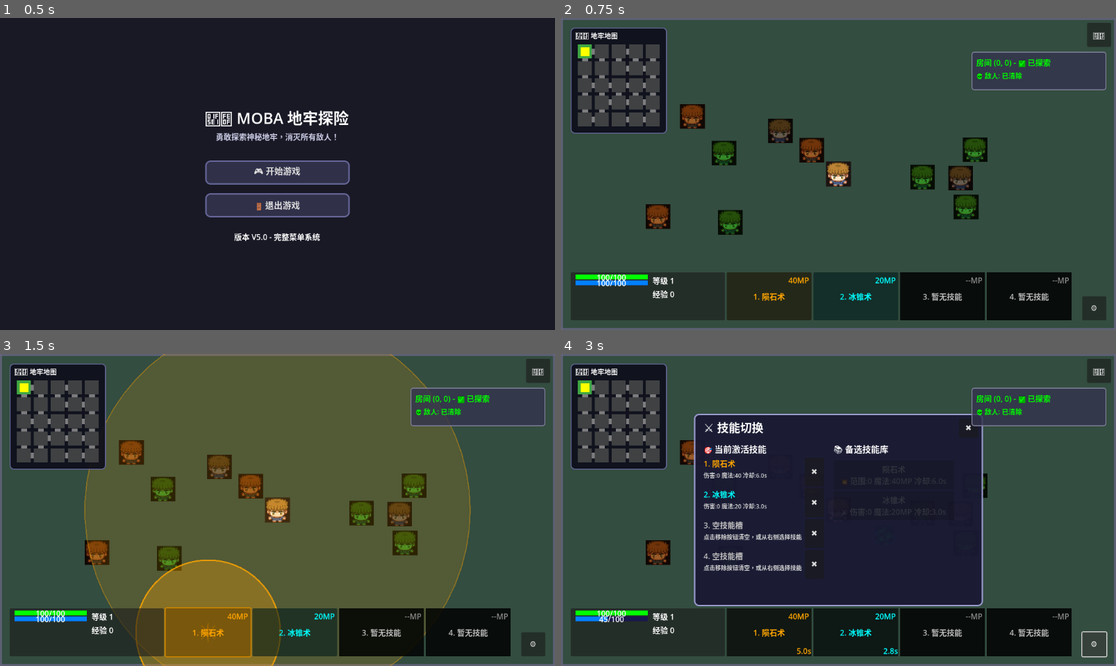
Above: before the commit, frames 1-4 (two rows, left to right).
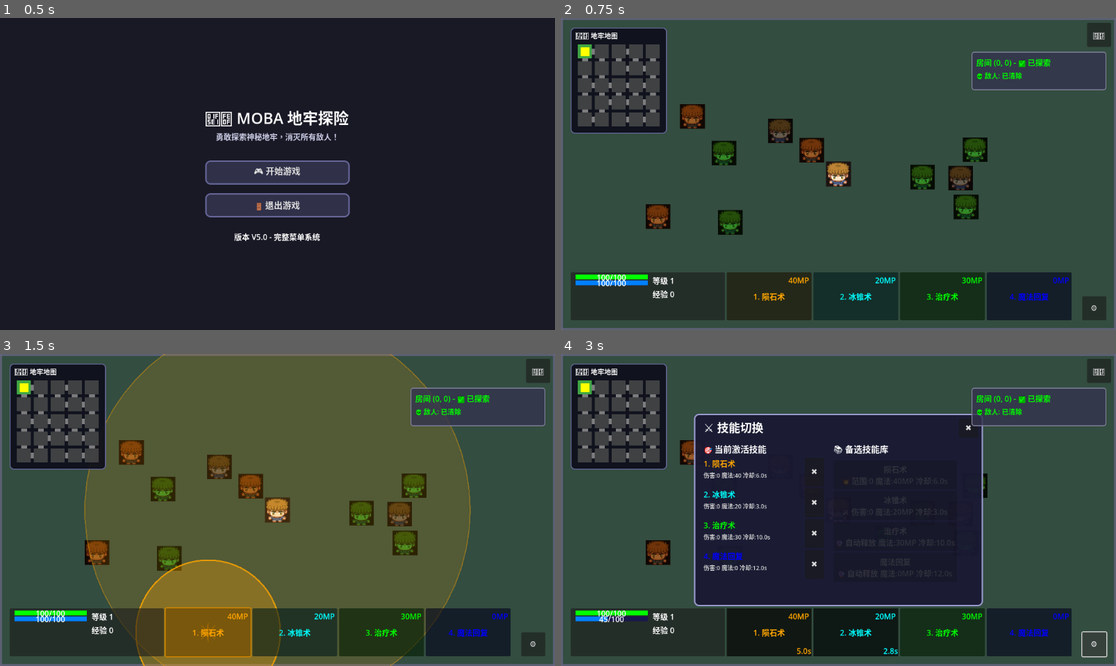
Above: after the commit, the same moments.

Repository: BXy213/Dungeon
Game: Godot game, scene res://Scenes/MainScene.tscn
The game is run twice, just before and just after one commit, with the same random seed, the same clock (stepped at 60 frames per second) and the same inputs.
Inputs:
- Up to frame 1 (0.5 s): no input
- Up to frame 2 (0.75 s): click "🎮 开始游戏" at 0.5 s
- Up to frame 3 (1.5 s): click "1. 陨石术" at 1.25 s
- Up to frame 4 (3 s): click "2. 冰锥术" at 2 s; click "⚙️" at 2.75 s

Frame 1 is identical in both runs. In frame 2, 4.7% of the frame differs, in the area x 61-92%, y 81-97%; in frame 3, 4.7%; in frame 4, 5.5%, in the area x 25-92%, y 35-97%.

Commit message:
Bugfix and minor adjustments

Diff:
--- a/Scenes/Player.tscn
+++ b/Scenes/Player.tscn
@@ -21,7 +21,7 @@
 
 [node name="SkillManager" type="Node" parent="."]
 script = ExtResource("1_xhfnw")
-initial_skills = Array[String](["meteor", "ice_spike"])
+initial_skills = Array[String](["meteor", "ice_spike", "heal", "mana_restore"])
 
 [node name="Camera2D" type="Camera2D" parent="."]
 limit_left = -100
--- a/scripts/SkillEffect.gd
+++ b/scripts/SkillEffect.gd
@@ -99,11 +99,18 @@
 		if traveled_distance >= max_distance:
 			queue_free()
 
-func _on_area_entered(_area: Area2D) -> void:
-	# 碰撞检测 - 可以在这里处理伤害
-	if skill_type == "projectile":
-		print("技能命中目标! 造成 ", damage, " 点伤害")
-		queue_free()
+func _on_area_entered(area: Area2D) -> void:
+	"""处理Area2D碰撞（弹道之间不应相互碰撞）"""
+	# 检查是否为弹道碰撞（通过检查是否有skill_type属性）
+	if "skill_type" in area:
+		var other_skill_type = area.skill_type
+		if other_skill_type in ["projectile", "enemy_projectile"]:
+			print("🔄 弹道相遇，互相穿过: ", skill_type, " vs ", other_skill_type)
+			return  # 弹道之间不碰撞，互相穿过
+
+	# 其他Area2D碰撞处理（如果需要的话）
+	# 目前所有实际碰撞都通过body_entered处理
+	# 这里可以用于处理特殊的Area碰撞逻辑
 
 func _on_body_entered(body: Node2D) -> void:
 	# instant 类型的技能不应该进行碰撞检测（它们是静态特效）
--- a/scripts/enemies/BossEnemy.gd
+++ b/scripts/enemies/BossEnemy.gd
@@ -29,7 +29,7 @@
 	health = 400
 	base_speed = 50.0  # 移动较慢
 	base_attack_damage = 25
-	attack_range = 180.0
+	attack_range = 500.0
 	attack_cooldown = 2.5
 	experience_reward = 200
 
@@ -269,9 +269,9 @@
 		print("    近战小兵可见性: ", melee_soldier.visible)
 
 		# 检查Sprite是否存在
-		var sprite = melee_soldier.get_node_or_null("Sprite2D")
-		if sprite:
-			print("    Sprite2D: 存在, 可见:", sprite.visible, ", modulate:", sprite.modulate)
+		var melee_soldier_sprite = melee_soldier.get_node_or_null("Sprite2D")
+		if melee_soldier_sprite:
+			print("    Sprite2D: 存在, 可见:", melee_soldier_sprite.visible, ", modulate:", melee_soldier_sprite.modulate)
 		else:
 			print("    Sprite2D: 不存在")
 
@@ -303,9 +303,9 @@
 		print("    远程小兵可见性: ", ranged_soldier.visible)
 
 		# 检查Sprite是否存在
-		var sprite = ranged_soldier.get_node_or_null("Sprite2D")
-		if sprite:
-			print("    Sprite2D: 存在, 可见:", sprite.visible, ", modulate:", sprite.modulate)
+		var ranged_soldier_sprite = ranged_soldier.get_node_or_null("Sprite2D")
+		if ranged_soldier_sprite:
+			print("    Sprite2D: 存在, 可见:", ranged_soldier_sprite.visible, ", modulate:", ranged_soldier_sprite.modulate)
 		else:
 			print("    Sprite2D: 不存在")
 
--- a/scripts/enemies/EliteEnemy.gd
+++ b/scripts/enemies/EliteEnemy.gd
@@ -24,7 +24,7 @@
 	health = 150
 	base_speed = 85.0
 	base_attack_damage = 20
-	attack_range = 70.0
+	attack_range = 100.0
 	attack_cooldown = 2.0
 	experience_reward = 80
 
--- a/scripts/enemies/MeleeEnemy.gd
+++ b/scripts/enemies/MeleeEnemy.gd
@@ -14,7 +14,7 @@
 	health = 80
 	base_speed = 90.0
 	base_attack_damage = 12
-	attack_range = 60.0
+	attack_range = 100.0
 	attack_cooldown = 1.8
 	experience_reward = 30
 
--- a/scripts/enemies/RangedEnemy.gd
+++ b/scripts/enemies/RangedEnemy.gd
@@ -25,7 +25,7 @@
 	health = 60
 	base_speed = 70.0
 	base_attack_damage = 10
-	attack_range = 150.0
+	attack_range = 500.0
 	attack_cooldown = 1.5
 	experience_reward = 35
 
--- a/scripts/skills/HealSkill.gd
+++ b/scripts/skills/HealSkill.gd
@@ -1,7 +1,11 @@
 class_name HealSkill
 extends SkillBase
 
-# 💚 治疗术 - 范围治疗技能
+# 💚 治疗术 - 自动释放技能，提供持续生命回复
+
+# 可配置的回复参数
+@export var heal_duration: float = 3.0  # 回复持续时间
+@export var heal_strength: float = 1.0  # 回复强度（每0.5秒回复 strength * 10 生命值）
 
 func _init(p_player: Node = null, p_skill_manager: Node = null):
 	super._init(p_player, p_skill_manager)
@@ -9,32 +13,38 @@
 	# 设置技能属性
 	skill_id = "heal"
 	skill_name = "治疗术"
-	cooldown = 5.0
-	mana_cost = 25
-	max_range = 200.0
-	skill_radius = 80.0  # 80像素的治疗光环范围
+	cooldown = 10.0
+	mana_cost = 30
+	max_range = 0.0  # 自动释放，无需选择目标
 	skill_color = Color.GREEN
-	description = "治疗玩家"
-	cast_type = SkillCastType.TARGET_GROUND
+	description = "持续回复生命值3秒"
+	cast_type = SkillCastType.AUTO_CAST
 
-func execute_skill_effect(target_position: Vector2, _target_node: Node) -> void:
+func on_skill_selected() -> void:
+	"""治疗术是自动释放技能，选中即释放"""
+	super.on_skill_selected()
+
+	# 自动释放技能
+	cast_skill()
+
+func execute_skill_effect(_target_position: Vector2, _target_node: Node) -> void:
 	"""执行治疗术效果"""
-	if not is_position_in_range(target_position):
-		print("💚 治疗术目标超出范围!")
-		return
+	print("💚 使用治疗术!")
 
-	print("💚 释放治疗术到: ", target_position)
+	# 为玩家施加生命回复buff
+	if player and player.has_node("BuffSystem"):
+		var buff_system = player.get_node("BuffSystem")
+		buff_system.apply_buff(BuffSystem.BuffType.REGENERATION, heal_duration, heal_strength, player)
 
-	# 创建治疗效果
-	var heal_effect = create_skill_effect("heal", target_position)
-	heal_effect.life_time = 1.0
+		# 创建治疗视觉效果
+		var heal_effect = create_skill_effect("heal", player.global_position)
+		heal_effect.modulate = skill_color
+		heal_effect.life_time = 1.5
 
-	# 治疗玩家
-	if player and player.has_method("heal"):
-		player.heal(100)
-		print("💚 治疗术释放! 恢复 100 点生命值")
+		var total_heal = int(heal_strength * 10 * (heal_duration / 0.5))  # 预估总回复量
+		print("💚 治疗术释放! 获得生命回复buff，持续 ", heal_duration, " 秒 (预计回复约 ", total_heal, " 点生命)")
 
 func get_skill_indicator_info() -> Dictionary:
 	var info = super.get_skill_indicator_info()
-	info["type"] = "heal"
+	info["type"] = "auto"
 	return info
--- a/scripts/skills/ManaRestoreSkill.gd
+++ b/scripts/skills/ManaRestoreSkill.gd
@@ -1,7 +1,11 @@
 class_name ManaRestoreSkill
 extends SkillBase
 
-# 🔮 魔法回复 - 自动释放技能
+# 🔮 魔法回复 - 自动释放技能，提供持续魔法回复
+
+# 可配置的回复参数
+@export var mana_duration: float = 3.0  # 回复持续时间
+@export var mana_strength: float = 1.0  # 回复强度（每0.5秒回复 strength * 8 魔法值）
 
 func _init(p_player: Node = null, p_skill_manager: Node = null):
 	super._init(p_player, p_skill_manager)
@@ -9,11 +13,11 @@
 	# 设置技能属性
 	skill_id = "mana_restore"
 	skill_name = "魔法回复"
-	cooldown = 8.0
+	cooldown = 12.0
 	mana_cost = 0  # 不消耗魔法
 	max_range = 0.0
 	skill_color = Color.BLUE
-	description = "立即恢复魔法值"
+	description = "持续回复魔法值3秒"
 	cast_type = SkillCastType.AUTO_CAST
 
 func on_skill_selected() -> void:
@@ -27,17 +31,18 @@
 	"""执行魔法回复效果"""
 	print("🔮 使用魔法回复!")
 
-	# 恢复魔法值
-	if player and player.has_method("restore_mana"):
-		var restore_amount = 50
-		player.restore_mana(restore_amount)
+	# 为玩家施加魔法回复buff
+	if player and player.has_node("BuffSystem"):
+		var buff_system = player.get_node("BuffSystem")
+		buff_system.apply_buff(BuffSystem.BuffType.MANA_REGEN, mana_duration, mana_strength, player)
 
 		# 创建回复效果
 		var restore_effect = create_skill_effect("heal", player.global_position)
 		restore_effect.modulate = skill_color
 		restore_effect.life_time = 1.5
 
-		print("🔮 魔法回复! 恢复 ", restore_amount, " 点魔法值")
+		var total_mana = int(mana_strength * 8 * (mana_duration / 0.5))  # 预估总回复量
+		print("🔮 魔法回复释放! 获得魔法回复buff，持续 ", mana_duration, " 秒 (预计回复约 ", total_mana, " 点魔法)")
 
 func get_skill_indicator_info() -> Dictionary:
 	var info = super.get_skill_indicator_info()
